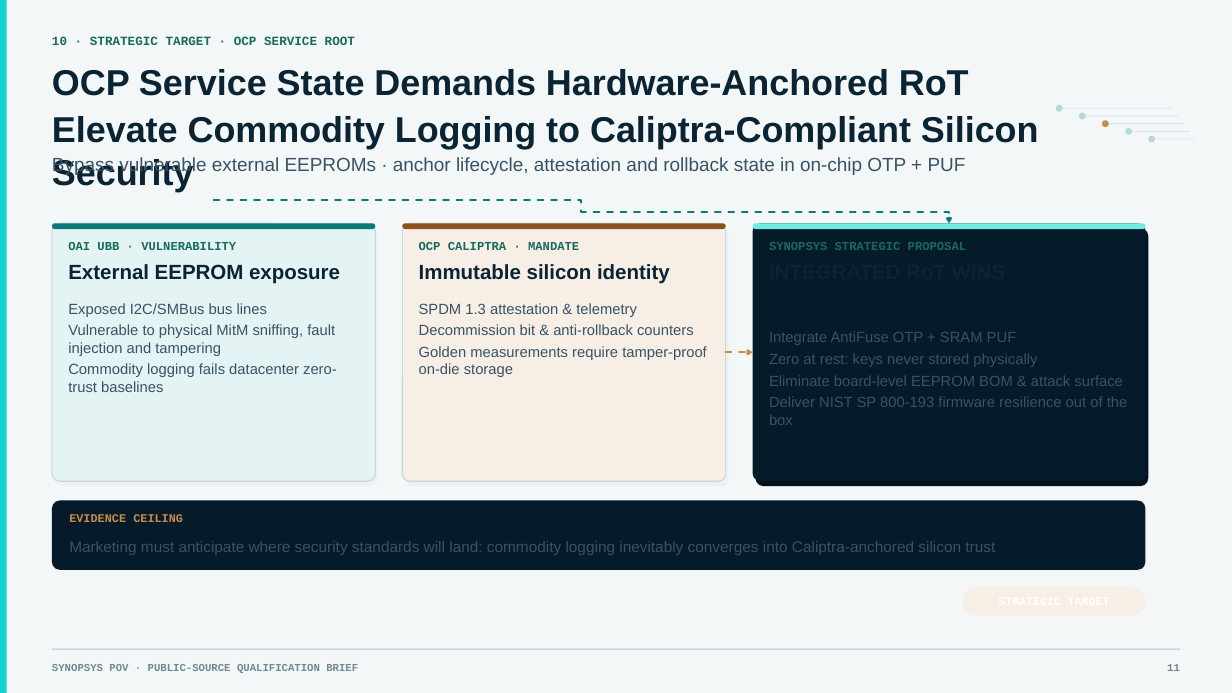
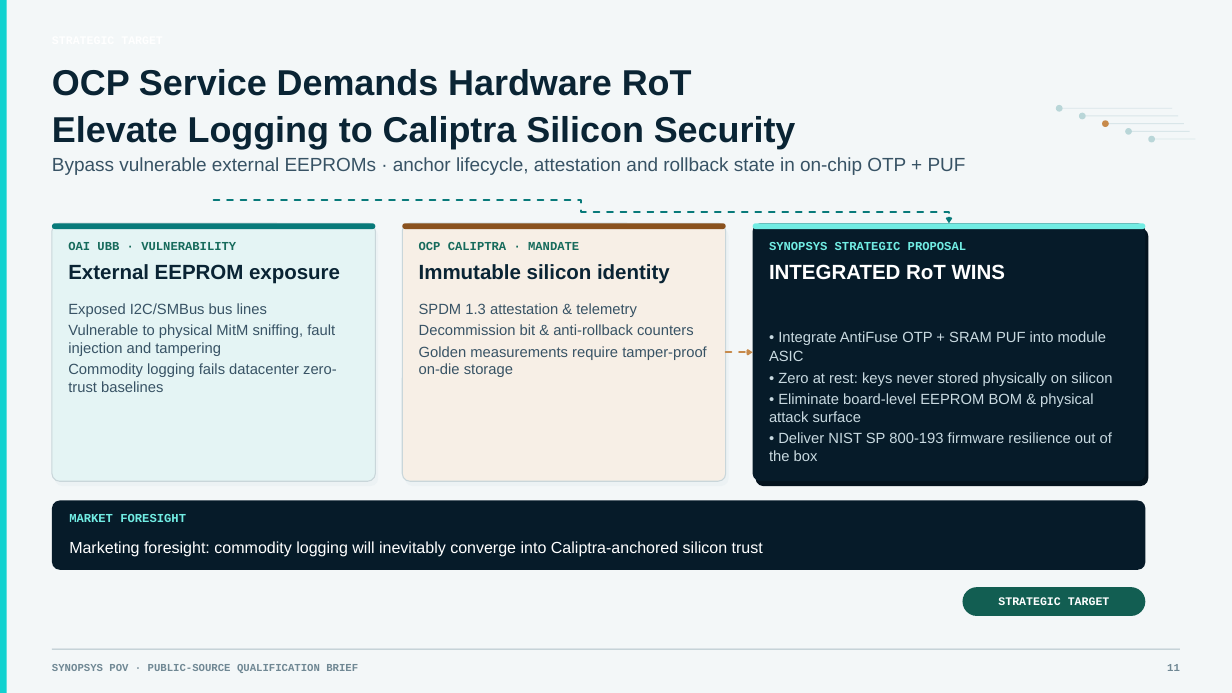
Before and after one commit to SamHuang68/nvm-knowledge-hub, a slide deck: slide 11 of briefing/NVM_AI_OCP_NVM_Opportunities_Executive_v18_Comprehensive_Update_EN.pptx. Drawn at 1232x693 pixels with LibreOffice and Linux fonts; fonts in the diff are those of the drawing. Boxes give left, top, right and bottom in pixels: in the first picture for what was removed or moved away, otherwise in the second. Text is boxed around its words. In the diff, an @@ line names an element or a change of style, - is before the commit and + after.

Commit message:
refactor(style): shorten verbose slide titles and fix color contrast for maximum readability

```diff
--- a/briefing/NVM_AI_OCP_NVM_Opportunities_Executive_v18_Comprehensive_Update_EN.pptx
+++ b/briefing/NVM_AI_OCP_NVM_Opportunities_Executive_v18_Comprehensive_Update_EN.pptx
@@ text removed at (52, 36, 355, 45) @@
-10 · STRATEGIC TARGET · OCP SERVICE ROOT
@@ text at (52, 69, 796, 149): text changed @@
-OCP Service State Demands Hardware-Anchored RoT
-Elevate Commodity Logging to Caliptra-Compliant Silicon Security
+OCP Service Demands Hardware RoT
+Elevate Logging to Caliptra Silicon Security
@@ text "SYNOPSYS STRATEGIC PROPOSAL" at (769, 242, 966, 250): text colour #176B5C to #71ECE3 @@
@@ text added at (769, 264, 1005, 280), 16 pt, text #FFFFFF, bold @@
+INTEGRATED RoT WINS
@@ text at (769, 331, 1112, 461): text changed; text colour #385365 to #C8D9E0 @@
-Integrate AntiFuse OTP + SRAM PUF
-Zero at rest: keys never stored physically
-Eliminate board-level EEPROM BOM & attack surface
-Deliver NIST SP 800-193 firmware resilience out of the box
+• Integrate AntiFuse OTP + SRAM PUF into module ASIC
+• Zero at rest: keys never stored physically on silicon
+• Eliminate board-level EEPROM BOM & physical attack surface
+• Deliver NIST SP 800-193 firmware resilience out of the box
@@ text at (69, 514, 186, 522): text changed; size 9.2 to 9.5 pt; text colour #C78A4B to #71ECE3 @@
-EVIDENCE CEILING
+MARKET FORESIGHT
@@ text at (69, 541, 763, 557): text changed; size 12 to 12.5 pt; text colour #385365 to #FFFFFF @@
-Marketing must anticipate where security standards will land: commodity logging inevitably converges into Caliptra-anchored silicon trust
+Marketing foresight: commodity logging will inevitably converge into Caliptra-anchored silicon trust
@@ rounded rectangle at (963, 587, 1146, 616): fill #F7EFE6 to #125E52 @@
@@ text added at (998, 597, 1110, 605), 9 pt, text #FFFFFF, bold @@
+STRATEGIC TARGET
```
Also in this commit, not shown: 14 other slides changed, 1 other file.
